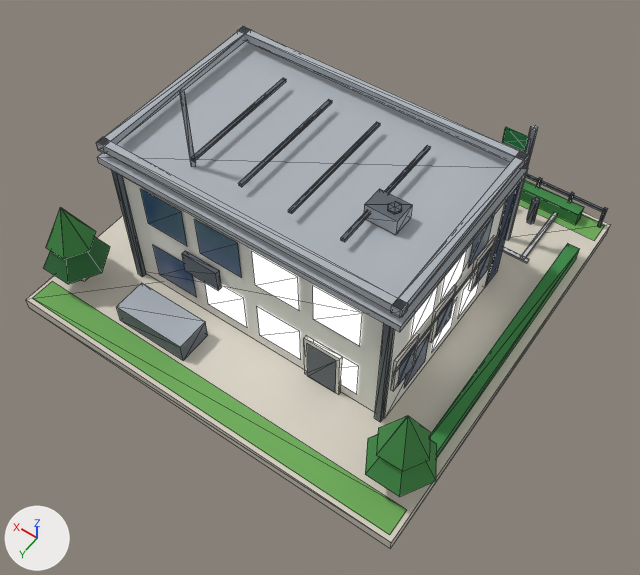
Renders of the glTF model public/models/24.glb from each side of a commit.
Both versions are drawn from a 50 mm camera at (-0.742, 1.071, 1.596) aimed at (-0.085, 0.151, 0.15). The lights are fixed; the arrows at lower left show +X, +Y and +Z. The first picture is the older version. Mesh edges are drawn as thin lines. Vertices at exactly the same position are counted once.

Names of what the first picture shows: 'b24'.
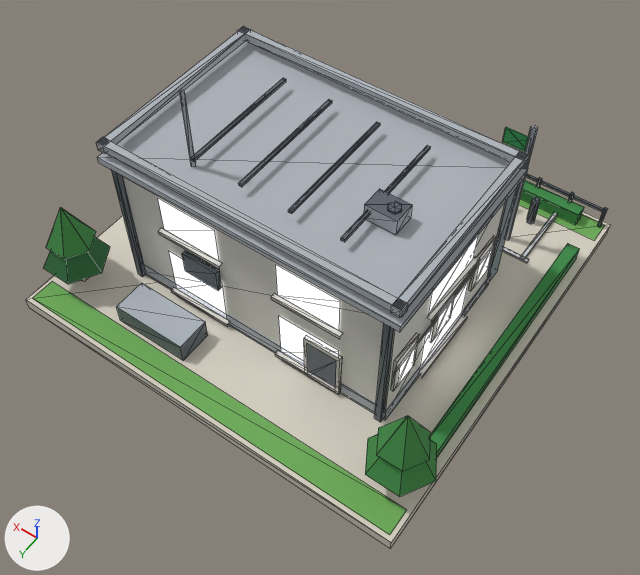
Patch to the scene script:
```diff
--- a/public/models/24.glb.py
+++ b/public/models/24.glb.py
@@ mat_wall_white @@
 n2 = _N.new('ShaderNodeMix'); n2.name = 'Mix'
 n2.inputs[0].default_value = 1.0  # 'Factor'
-n2.inputs[7].default_value = (0.896, 0.88, 0.823, 1.0)  # 'B', white #f3f1ea
+n2.inputs[7].default_value = (0.68, 0.658, 0.617, 1.0)  # 'B', light grey #d7d4ce
 n3 = _N.new('ShaderNodeVertexColor'); n3.name = 'Color Attribute'
@@ mat_wall_navy @@
 n2 = _N.new('ShaderNodeMix'); n2.name = 'Mix'
 n2.inputs[0].default_value = 1.0  # 'Factor'
-n2.inputs[7].default_value = (0.0137, 0.0356, 0.0976, 1.0)  # 'B', dark blue #1f3558
+n2.inputs[7].default_value = (0.238, 0.292, 0.319, 1.0)  # 'B', grey #869399
 n3 = _N.new('ShaderNodeVertexColor'); n3.name = 'Color Attribute'
@@ mat_white @@
 n2 = _N.new('ShaderNodeMix'); n2.name = 'Mix'
 n2.inputs[0].default_value = 1.0  # 'Factor'
-n2.inputs[7].default_value = (0.88, 0.855, 0.791, 1.0)  # 'B', white #f1eee6
+n2.inputs[7].default_value = (0.617, 0.597, 0.552, 1.0)  # 'B', light grey #cecbc4
 n3 = _N.new('ShaderNodeVertexColor'); n3.name = 'Color Attribute'
@@ mat_glow_window_res @@
+mat_glow_window_res = bpy.data.materials.new('glow_window_res')
+# nodes: BsdfPrincipled, Mix, OutputMaterial, VertexColor
+# colours: blue #3d5a82, mixed with the vertex colours
@@ me_b24 @@
-me_b24.from_pydata(...)  # 1021 vertices, 1133 faces; spans x -0.495..0.495, y -0.48..0.48, z 0.0..0.57
+me_b24.from_pydata(...)  # 1037 vertices, 1159 faces; spans x -0.495..0.495, y -0.48..0.48, z 0.0..0.57
+# me_b24 part 1: the loose piece of 8 vertices spanning x -0.058..0.058, y -0.213..-0.205, z 0.03..0.18 is scaled about its middle by (5.74, 53.2, 0.249), then moved by (0.0, 0.269, -0.056), in mat_slab
+# me_b24 part 2: the loose piece of 4 vertices spanning x 0.157..0.263, y 0.273, z 0.234..0.336 is rebuilt with 4 vertices and now spans x 0.072..0.217, y 0.273, z 0.244..0.336, in mat_glow_window_res
+# me_b24 part 3: the loose piece of 4 vertices spanning x -0.333, y 0.019..0.101, z 0.064..0.166 is rebuilt with 4 vertices and now spans x -0.333, y -0.024..0.145, z 0.049..0.178, in mat_glow_window_res
+# me_b24 part 4: the loose piece of 4 vertices spanning x -0.263..-0.157, y 0.273, z 0.234..0.336 is rebuilt with 4 vertices and now spans x -0.217..-0.072, y 0.273, z 0.244..0.336, in mat_glow_window_res
+# me_b24 part 5: the loose piece of 4 vertices spanning x -0.333, y 0.019..0.101, z 0.234..0.336 is rebuilt with 4 vertices and now spans x -0.333, y -0.024..0.145, z 0.244..0.336, in mat_glow_window_res
+# me_b24 part 6: 20 loose pieces with 80 vertices, spanning x -0.333..0.333, y -0.153..0.273, z 0.064..0.336, are deleted
+# me_b24 part 7
+# 44 vertices are added at x -0.343..0.343, y -0.163..0.283, z 0.041..0.244
+# 24 new vertices lie (0.161, 0.0, 0.0) away from vertices in x -0.225..0.064, y -0.163..0.283, z 0.041..0.244
+# 12 new vertices lie (0.0, 0.186, 0.0) away from vertices in x -0.343..0.343, y -0.033, z 0.041..0.244
+# 8 new vertices lie (0.145, 0.0, 0.0) away from vertices in x -0.217..0.072, y -0.153..0.273, z 0.049..0.178
+# 8 new faces join them, mat_glow_window_res
+# 48 new faces join them, mat_white
+# me_b24 part 8: 14 faces spanning x -0.338..0.246, y -0.213..0.248, z 0.13..0.305 switch from mat_glass_dark to mat_glow_window
+# other edits to the shape of me_b24 do not show in these pictures
 me_b24.materials.append(mat_paving)
@@ me_b24 @@
 me_b24.materials.append(mat_tree_dark)
+me_b24.materials.append(mat_glow_window_res)
```

What differs and where, as boxes (x1, y1, x2, y2) in the pictures (640 x 575 px; the box of a moved part takes in the faces that stretch with it):
'b24', surface changed, reshaped: (26, 26, 611, 549) in both
part 1 of me_b24, moved or reshaped (not visible before): after (143, 263, 491, 420)
part 2 of me_b24, rebuilt (29% wider, 9% taller): before (140, 189, 187, 246); after (158, 199, 219, 261)
part 3 of me_b24, rebuilt (88% wider, 65% taller): before (432, 298, 457, 351); after (421, 280, 469, 368)
part 4 of me_b24, rebuilt (30% wider, 8% taller): before (313, 286, 362, 346); after (276, 265, 340, 330)
part 5 of me_b24, rebuilt (79% wider, 46% taller): before (440, 250, 467, 303); after (429, 236, 478, 314)
part 6 of me_b24, deleted: before (153, 216, 494, 394)
part 7 of me_b24, added: after (158, 228, 480, 394)
part 8 of me_b24, recoloured: (398, 245, 493, 385) in both
